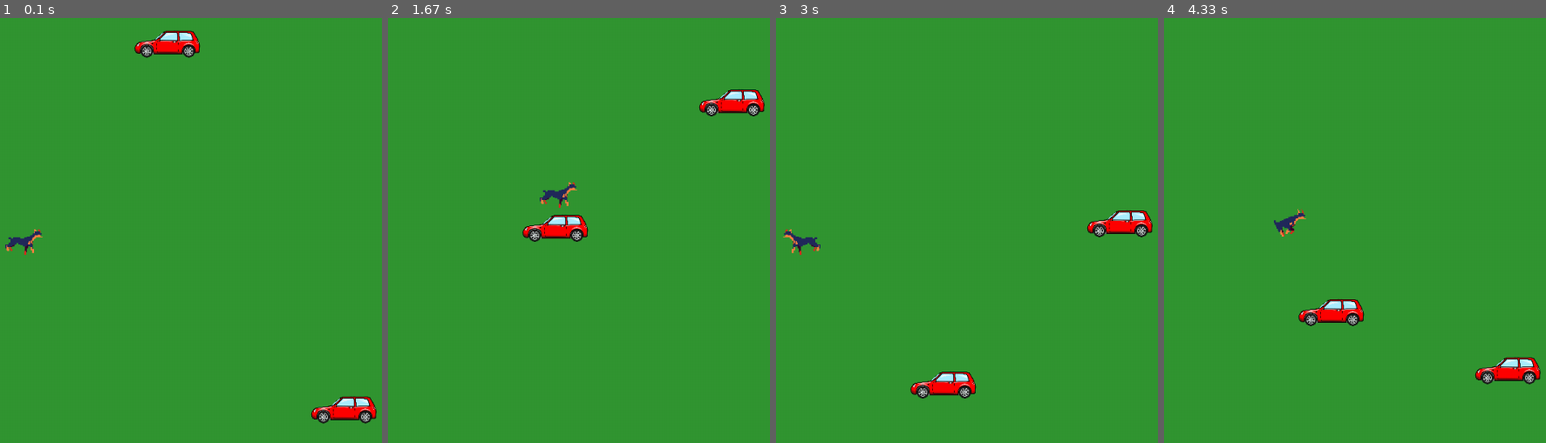
Above: before the commit, frames 1-4 (left to right).
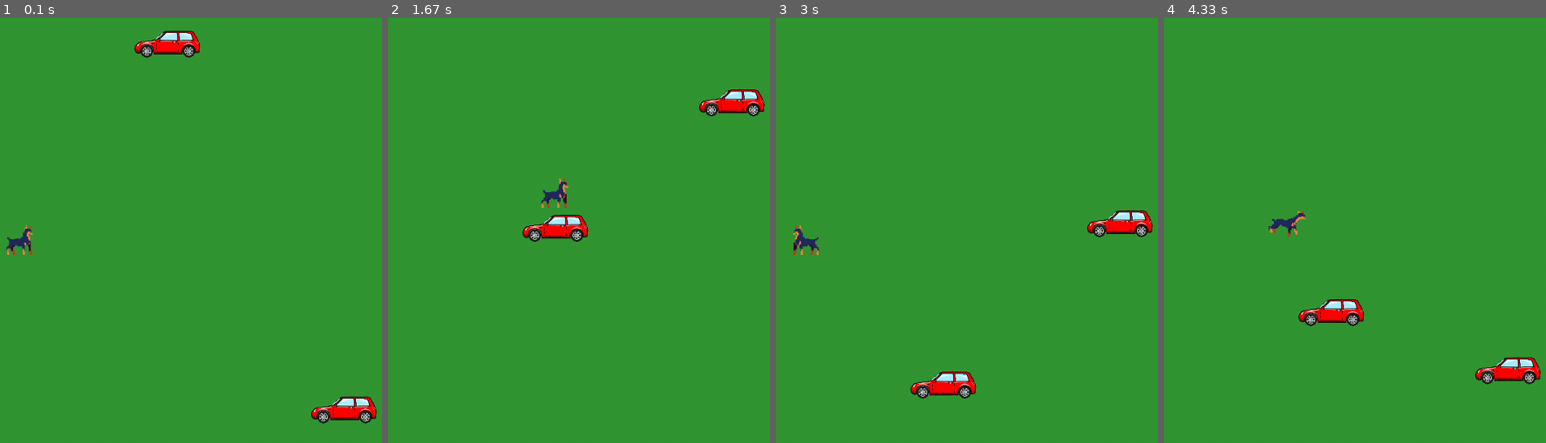
Above: after the commit, the same moments.

Repository: baby-sal/dogtective
Game: pygame game, started from user_interface/game.py
Same seed, same stepped clock (60 frames per second), same inputs: the game is played once before the commit and once after it.
Inputs:
- Up to frame 1 (0.1 s): no input
- Up to frame 2 (1.67 s): hold Right 0.33-0.8 s; hold Up 0.83-1.13 s; hold Right 1.17-1.63 s
- Up to frame 3 (3 s): hold Left 1.67-2.2 s; hold Down 2.23-2.53 s; hold Left 2.57-2.97 s
- Up to frame 4 (4.33 s): hold Up 3-3.37 s; hold Right 3.4-4.03 s; hold Down from 4.07 s (still down)

The runs differ from the first frame. In frame 1, 0.3% of the frame differs, in the area x 1-12%, y 48-56%; in frame 2, 0.3%; in frame 3, 0.3%; in frame 4, 0.2%.

Commit message:
dog switches between idle and walking animation

Diff:
--- a/logic/assets/get_sprite_image.py
+++ b/logic/assets/get_sprite_image.py
@@ -1,14 +1,14 @@
 import pygame
 
 class SpriteSheet():
-    def __init__(self, link, scale):
+    def __init__(self, link, scale, steps):
         sprite_sheet_image = pygame.image.load(link).convert_alpha()
         self.sheet = sprite_sheet_image
         self.scale = scale
         self.frame = 0
         self.last_update = pygame.time.get_ticks()
         self.animation_cooldown = 75
-        self.animation_list = []
+        self.animation_list = self.sprite_motion(steps)
 
     def get_image(self, frame, width, height, scale, colour):
         # first need to make a blank surface
@@ -24,11 +24,14 @@
 
         black = (0, 0, 0)  # background of image
 
+        # Create animation list i.e., list containing each animation frame
+        animation_list = []
+
         for x in range(steps):
             # sprite sheet images are 48x48 pixels, therefore increase size by factor of 2 for 96x96
             # this can be changed
-            self.animation_list.append(self.get_image(x, 48, 48, self.scale, black))
-        return self.animation_list
+            animation_list.append(self.get_image(x, 48, 48, self.scale, black))
+        return animation_list
 
     def update_animation(self):
         current_time = pygame.time.get_ticks()
--- a/logic/components/character.py
+++ b/logic/components/character.py
@@ -20,19 +20,13 @@
         self.collision_immune = False
         self.collision_time = 0
 
-        # self.dog1 = p.image.load('../logic/assets/images/characters/dogtective_sprite/Idle.png').convert_alpha()
-        # # set width and height for dog image 1
-        # self.dog1 = p.transform.scale(self.dog1, (self.width, self.height))
-        # # set width and height for dog image 2
-        # self.dog2 = p.transform.flip(self.dog1, True, False)  # flips dog image 1 to face the other direction
+        self.idle = SpriteSheet('../logic/assets/images/characters/dogtective_sprite/Idle.png', 1.5, 4)
+        self.walk = SpriteSheet('../logic/assets/images/characters/dogtective_sprite/Walk.png', 1.5, 6)
 
-        self.walk_sprite = SpriteSheet('../logic/assets/images/characters/dogtective_sprite/Walk.png', 1.5)
-        self.walk_right = self.walk_sprite.sprite_motion(6)
-        self.walk_left = [pygame.transform.flip(frame, True, False).convert_alpha() for frame in self.walk_right]
         self.move = False
         self.direction = "right"
 
-        self.image = self.walk_right[0]
+        self.image = self.idle.animation_list[0]
         self.mask = p.mask.from_surface(self.image)
         self.rect = self.mask.get_rect()
 
@@ -68,17 +62,20 @@
             self.move = True
 
     def update_animation(self):
-        self.walk_sprite.update_animation()
         if self.direction == "right":
             if self.move:
-                self.image = self.walk_right[self.walk_sprite.frame]
+                self.walk.update_animation()
+                self.image = self.walk.animation_list[self.walk.frame]
             else:
-                self.image = self.walk_right[0]
+                self.idle.update_animation()
+                self.image = self.idle.animation_list[self.idle.frame]
         else:
             if self.move:
-                self.image = self.walk_left[self.walk_sprite.frame]
+                self.walk.update_animation()
+                self.image = pygame.transform.flip(self.walk.animation_list[self.walk.frame], True, False).convert_alpha()
             else:
-                self.image = self.walk_left[0]
+                self.idle.update_animation()
+                self.image = pygame.transform.flip(self.idle.animation_list[self.idle.frame], True, False).convert_alpha()
 
     def correction(self):
         """Prevents character going off the side of the screen"""
